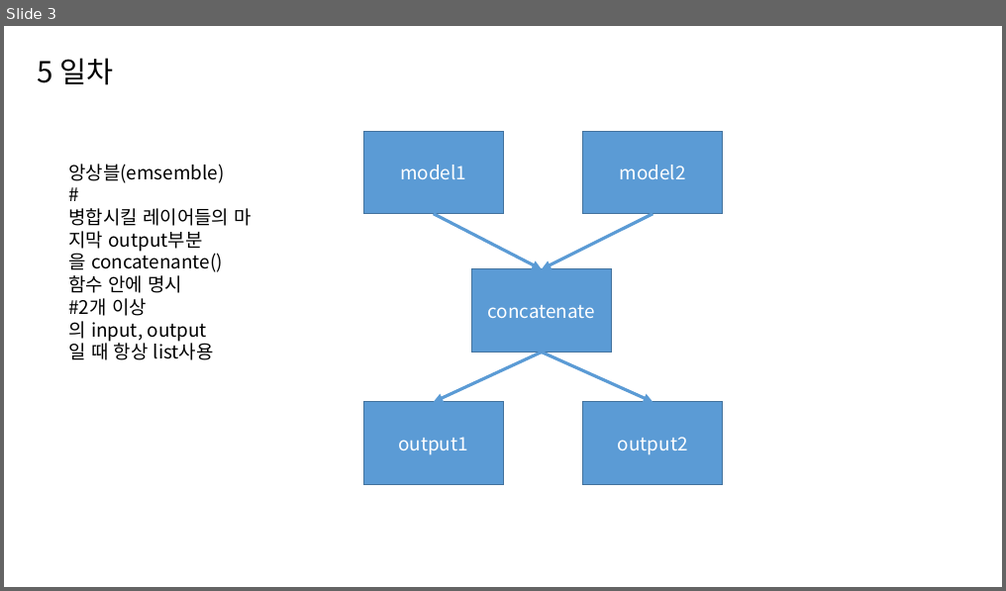
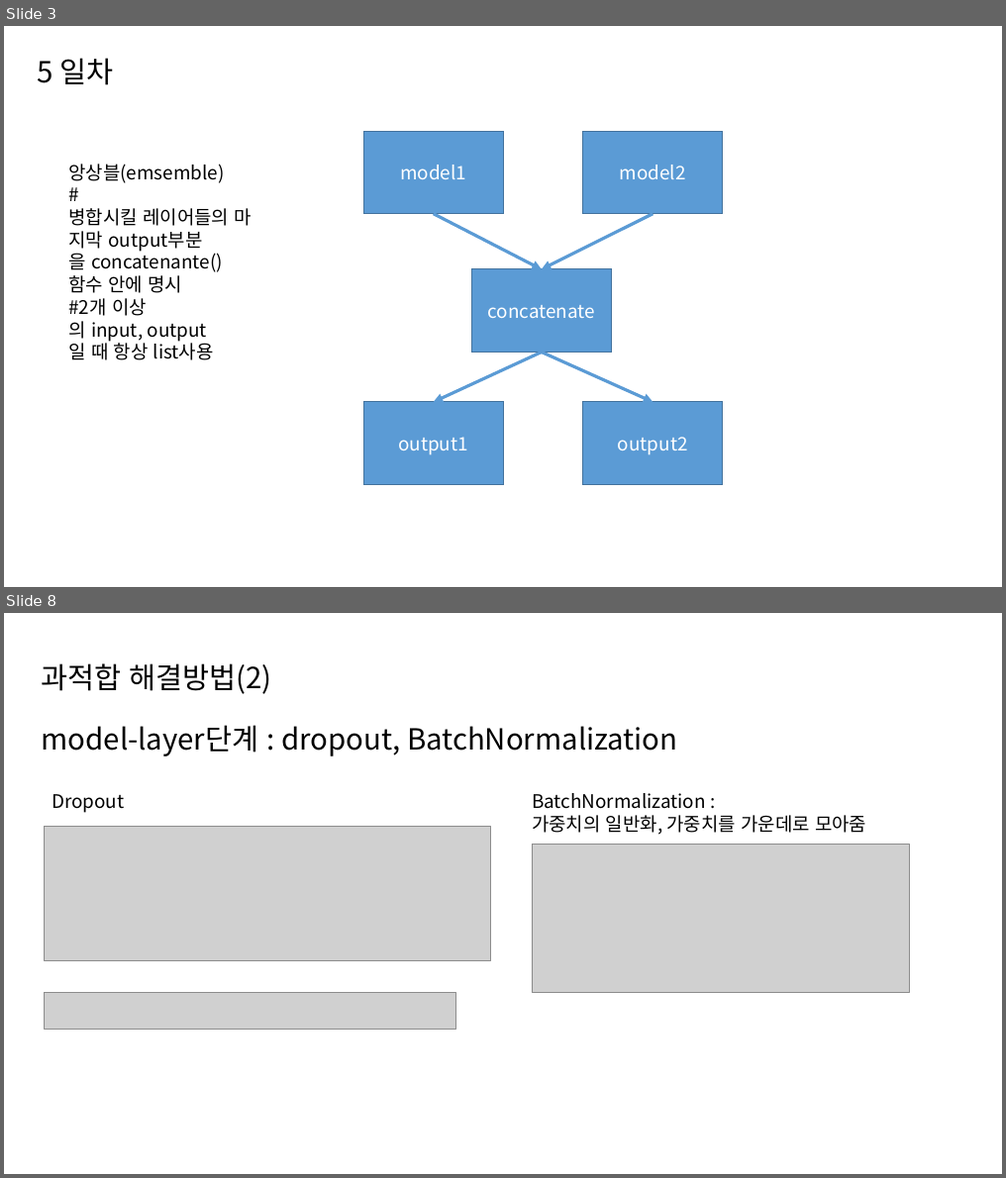
Before and after one commit to Ryujaeuk/keras, a slide deck: keras_study.pptx. Shown one above the other, each under a label of ours: slide 3 before the commit, slides 3 and 8 after it; the slides between them are not shown. The pictures are 1006x591 and 1006x1178 pixels, drawn with LibreOffice and Linux fonts; fonts in the diff are those of the drawing; grey boxes stand for pictures. Boxes give left, top, right and bottom in pixels: in the first picture for what was removed or moved away, otherwise in the second. Text is boxed around its words. In the diff, an @@ line names an element or a change of style, - is before the commit and + after.

```diff
--- a/keras_study.pptx
+++ b/keras_study.pptx
@@ slide 8 added at [4, 613, 1002, 1174], background #FFFFFF @@
@@ text added at [41, 663, 272, 694], 28 pt, text #000000 @@
+과적합 해결방법(2)
@@ text added at [42, 725, 677, 757], 28 pt, text #000000 @@
+model-layer단계 : dropout, BatchNormalization
@@ text added at [52, 794, 124, 813], 18 pt, text #000000 @@
+Dropout
@@ text added at [532, 793, 866, 835], 18 pt, text #000000 @@
+BatchNormalization :
+가중치의 일반화, 가중치를 가운데로 모아줌
@@ picture added at [45, 826, 491, 960] @@
@@ picture added at [532, 844, 909, 992] @@
@@ picture added at [45, 993, 456, 1029] @@
```
Also in this commit, not shown: 6 other slides added, 11 other files.
